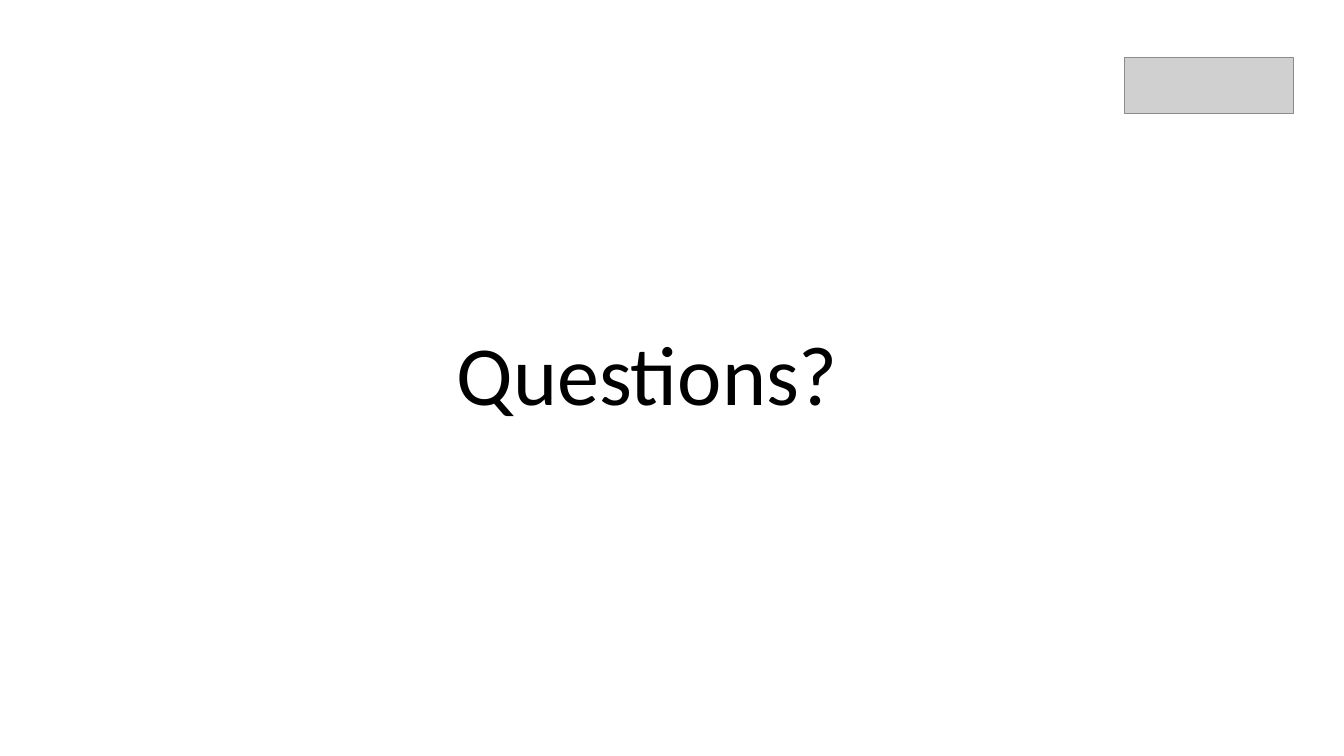
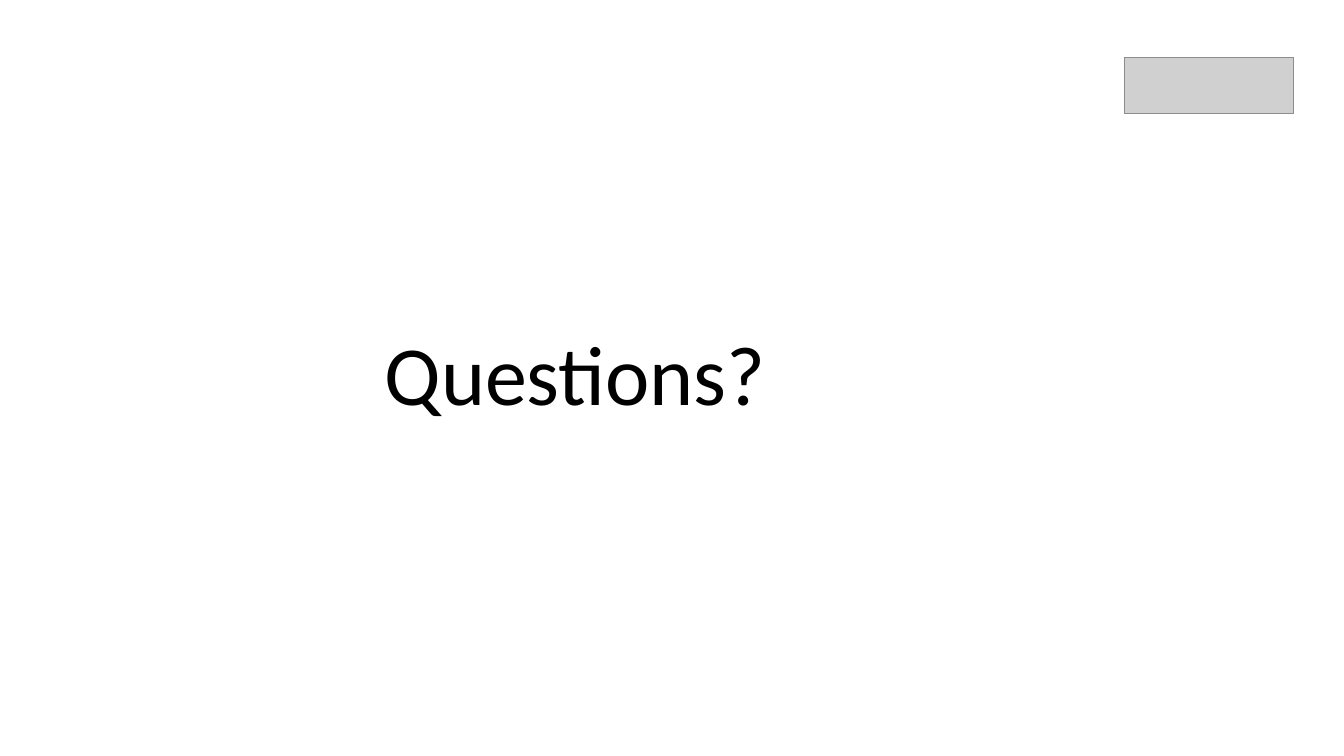
Before and after one commit to fs2019-atml/face-to-cartoon, a slide deck: slide 13 of Presentation_FaceToCartoon.pptx. Drawn at 1344x756 pixels with LibreOffice and Linux fonts; fonts in the diff are those of the drawing; grey boxes stand for pictures. Boxes give left, top, right and bottom in pixels: in the first picture for what was removed or moved away, otherwise in the second. Text is boxed around its words. In the diff, an @@ line names an element or a change of style, - is before the commit and + after.

```diff
--- a/Presentation_FaceToCartoon.pptx
+++ b/Presentation_FaceToCartoon.pptx
@@ title "Questions?": place and size @@
-title "Questions?" at bbox=[457, 347, 838, 416]
+title "Questions?" at bbox=[385, 347, 766, 416]
```
Also in this commit, not shown: 4 other slides changed, 1 other file.
